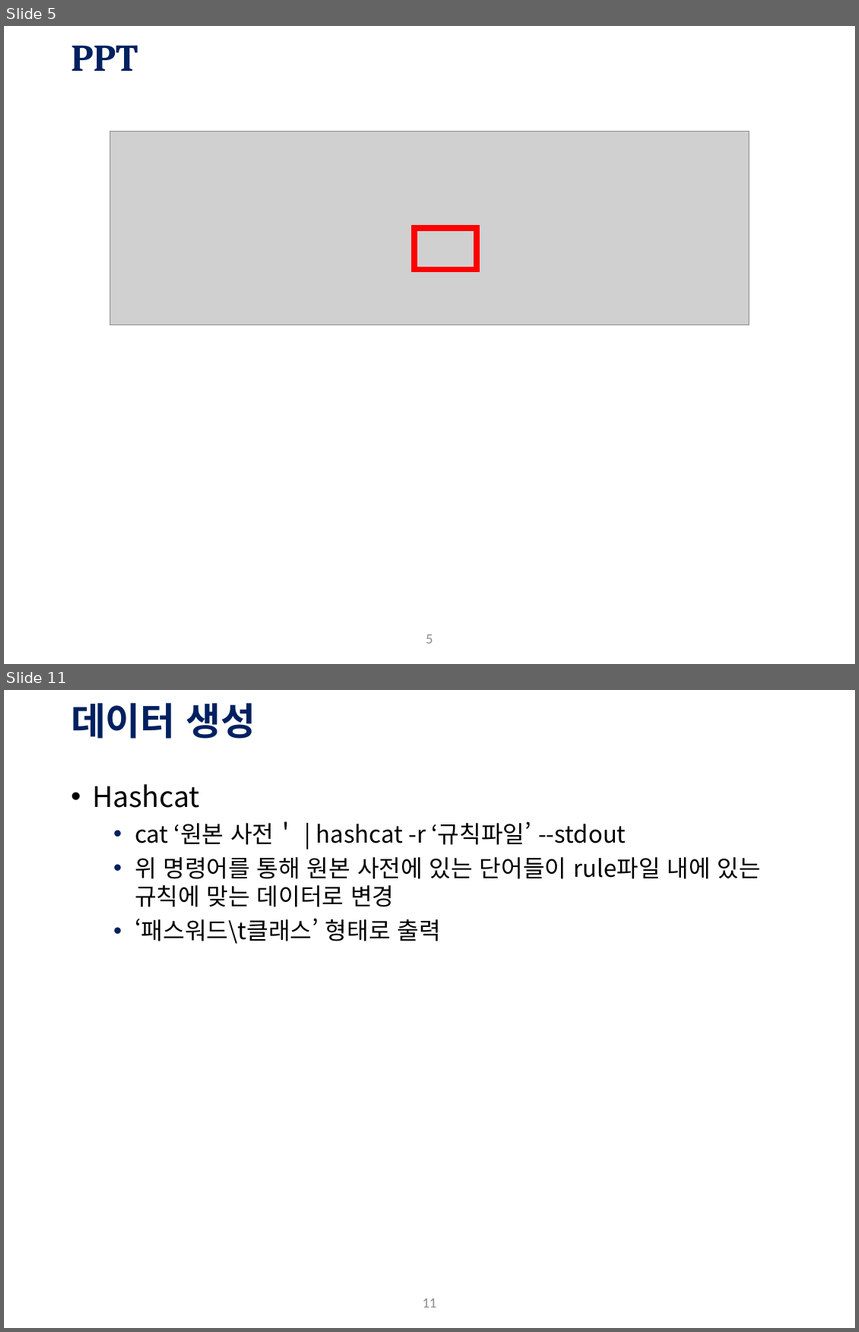
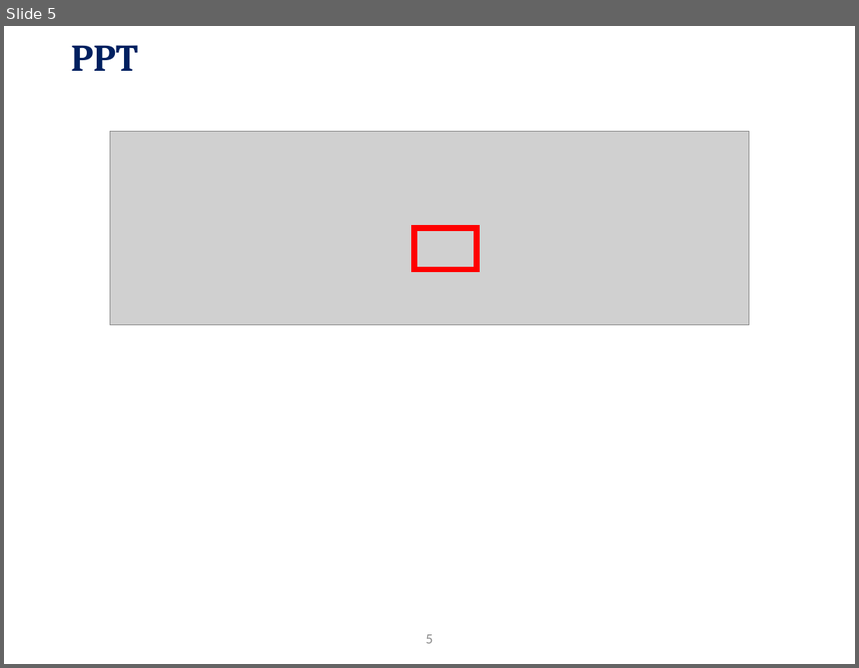
Before and after one commit to BbangDe/BbangDe.github.io, a slide deck: course_ppt/0. Orientation.pptx. Shown one above the other, each under a label of ours: slides 5 and 11 before the commit, slide 5 after it; the slides between them are not shown. The pictures are 859x1332 and 859x668 pixels, drawn with LibreOffice and Linux fonts; fonts in the diff are those of the drawing; grey boxes stand for pictures; background and template pictures are left out. Boxes give left, top, right and bottom in pixels: in the first picture for what was removed or moved away, otherwise in the second. Text is boxed around its words. In the diff, an @@ line names an element or a change of style, - is before the commit and + after.

```diff
--- a/course_ppt/0. Orientation.pptx
+++ b/course_ppt/0. Orientation.pptx
@@ slide 11 removed at bbox=[4, 690, 855, 1328], background #FFFFFF; not listed: 1 template element that a slide beside it also shows @@
@@ title removed at bbox=[71, 703, 256, 739] @@
-데이터 생성
@@ text removed at bbox=[92, 784, 761, 944] @@
-• Hashcat
-  • cat ‘원본 사전＇ | hashcat -r ‘규칙파일’ --stdout
-  • 위 명령어를 통해 원본 사전에 있는 단어들이 rule파일 내에 있는 규칙에 맞는 데이터로 변경
-  • ‘패스워드\t클래스’ 형태로 출력
```
Also in this commit, not shown: 1 slide changed, 3 slides added, 4 other slides removed.
